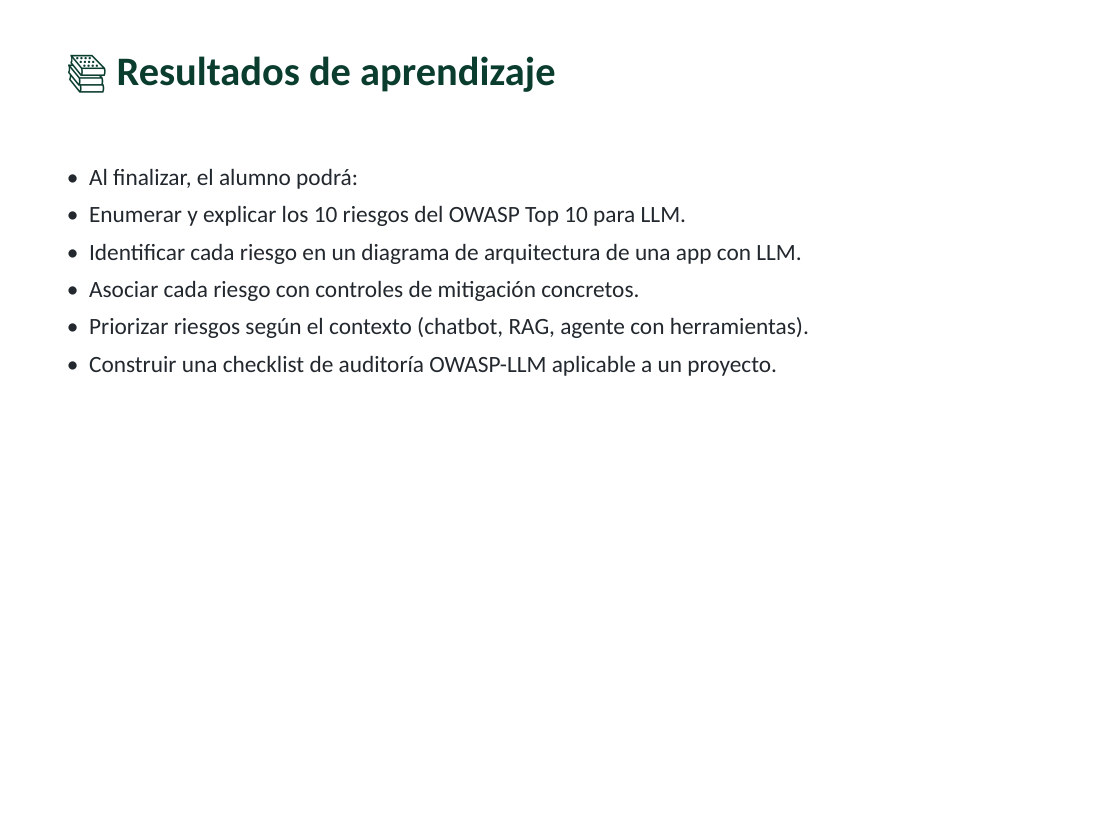
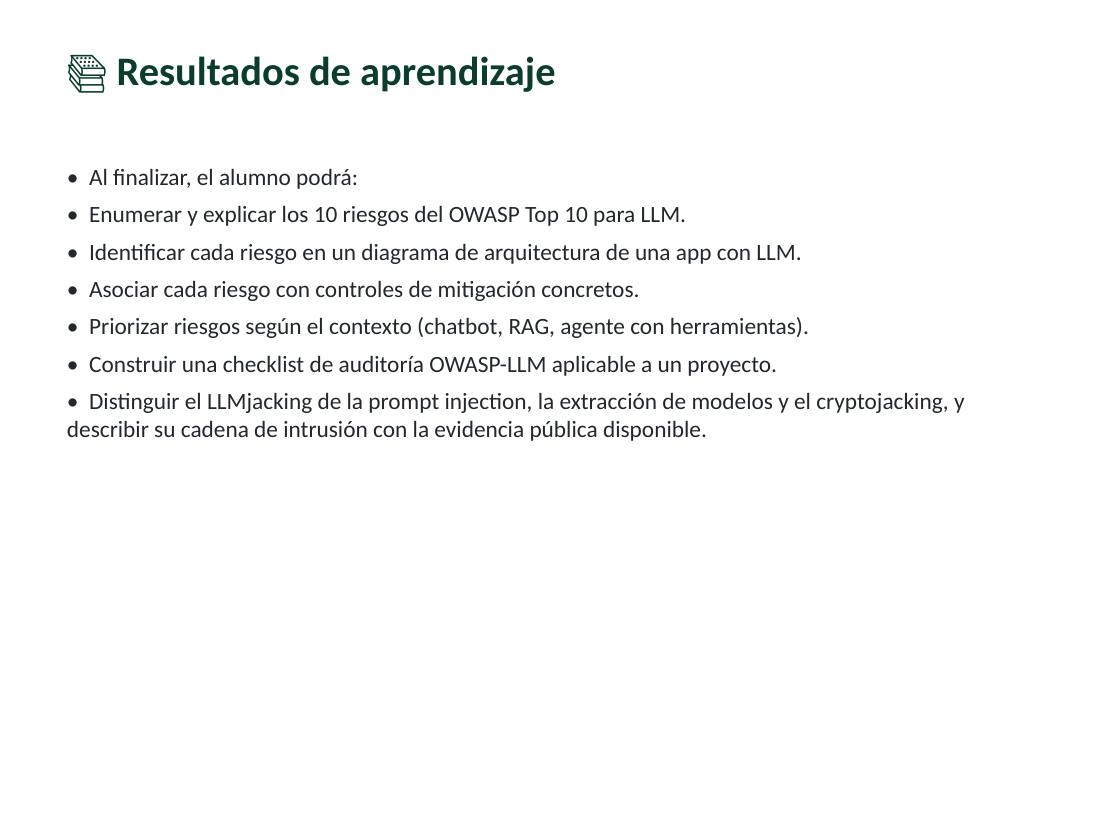
Before and after one commit to vladimiracunadev-create/modern-cybersecurity-program, a slide deck: slide 3 of classes/parte-15-seguridad-de-ia-y-machine-learning/295-owasp-top-10-para-aplicaciones-con-llm/clase-295-presentacion.pptx. Drawn at 1120x840 pixels with LibreOffice and Linux fonts; fonts in the diff are those of the drawing. Boxes give left, top, right and bottom in pixels: in the first picture for what was removed or moved away, otherwise in the second. Text is boxed around its words. In the diff, an @@ line names an element or a change of style, - is before the commit and + after.

```diff
--- a/classes/parte-15-seguridad-de-ia-y-machine-learning/295-owasp-top-10-para-aplicaciones-con-llm/clase-295-presentacion.pptx
+++ b/classes/parte-15-seguridad-de-ia-y-machine-learning/295-owasp-top-10-para-aplicaciones-con-llm/clase-295-presentacion.pptx
@@ text at <box>67,392,965,441</box>: paragraph added @@
+• Distinguir el LLMjacking de la prompt injection, la extracción de modelos y el cryptojacking, y describir su cadena de intrusión con la evidencia pública disponible.
```
Also in this commit, not shown: 8 other slides changed, 2 slides added, 1 slide removed, 49 other files.
